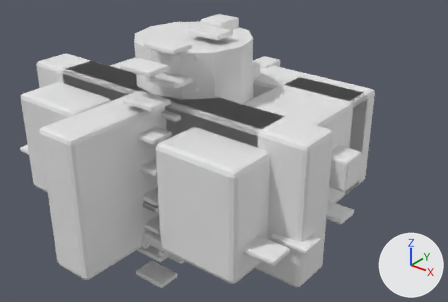
The Blender file Assets/CityArchitecture/Generated/PremiumFortificationKit.blend: old version first, new version second.
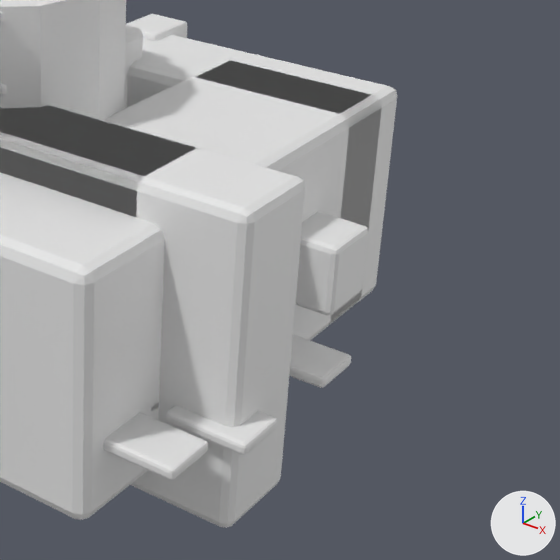
Each version is shown whole from a 50 mm lens placed at (9.08, -7.65, 6.36), pointed at (0.48, 3.1, -0.31), then close up on the part from 44% to 100% of the width and 17% to 100% of the height. The lights are fixed; the arrows at lower right show +X, +Y and +Z. The first two pictures are the older version.

The first close-up shows 'CornerTower', 'GateArch', 'GateRight', 'Merlon_6', 'Stone_0_7', 'Stone_1_7', 'Stone_3_7', 'TowerMerlon.002', 'WallBody', 'WallBody.001' and 3 more.
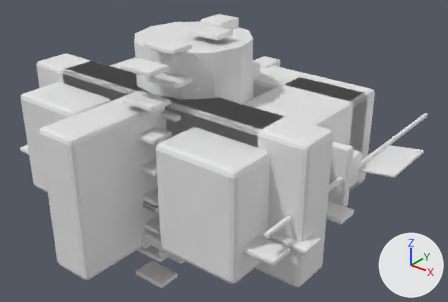
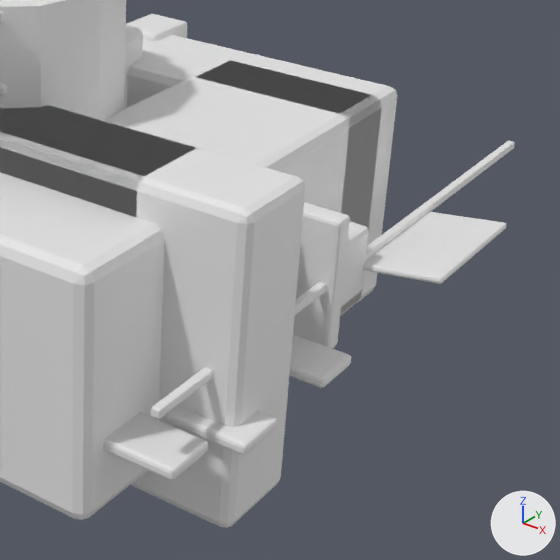
Boxes [x1, y1, x2, y2] around the edits, measured in the close-ups (560 x 560 px):
```json
{"object": "Banner", "change": "added", "after": [362, 212, 506, 284]}
{"object": "WallWalk", "change": "added", "after": [293, 202, 350, 348]}
{"object": "BannerPole", "change": "added", "after": [151, 141, 515, 419]}
{"object": "Merlon_6", "change": "unchanged, covered by the edit", "before": [295, 212, 368, 315], "after": [341, 221, 368, 307]}
```

Edits to the scene script, one JSON object a line:
```json
{"op": "add", "block": "me_cube_147", "code": ["me_cube_147 = bpy.data.meshes.new('Cube.147')", "me_cube_147.from_pydata(...)  # a box spanning x -0.45..0.45, y -0.8..0.8, z -0.04..0.04", "me_cube_147.materials.append(mat_gate_wood)  # white #e7e7e7"]}
{"op": "add", "block": "me_cube_146", "code": ["me_cube_146 = bpy.data.meshes.new('Cube.146')", "me_cube_146.from_pydata(...)  # a box spanning x -0.04..0.04, y -3.7..3.7, z -0.04..0.04", "me_cube_146.materials.append(mat_gate_wood)  # white #e7e7e7"]}
{"op": "add", "block": "me_cube_001_1", "code": ["me_cube_001_1 = bpy.data.meshes.new('Cube.001')", "me_cube_001_1.from_pydata(...)  # a box spanning x -3.82..3.82, y -0.12..0.12, z -0.72..0.72", "me_cube_001_1.materials.append(mat_fortification_stone_variation)  # white #e7e7e7"]}
{"op": "add", "block": "ob_banner", "code": ["ob_banner = bpy.data.objects.new('Banner', me_cube_147)", "ob_banner.parent = ob_gatehouse_premium", "ob_banner.location = (4.15, 4.6, 0.0)", "ob_banner.rotation_euler = (0.0, -0.14, 0.0)  # degrees (0, -8, 0)", "_m = ob_banner.modifiers.new('Edge softening', 'BEVEL')", "_m.width = 0.025", "_m.width_pct = 0.025", "_m.segments = 2"]}
{"op": "add", "block": "ob_bannerpole", "code": ["ob_bannerpole = bpy.data.objects.new('BannerPole', me_cube_146)", "ob_bannerpole.parent = ob_gatehouse_premium", "ob_bannerpole.location = (3.7, 4.0, 0.0)", "_m = ob_bannerpole.modifiers.new('Edge softening', 'BEVEL')", "_m.width = 0.015", "_m.width_pct = 0.015", "_m.segments = 2"]}
{"op": "add", "block": "ob_wallwalk", "code": ["ob_wallwalk = bpy.data.objects.new('WallWalk', me_cube_001_1)", "ob_wallwalk.parent = ob_wallstraight_premium", "ob_wallwalk.location = (0.0, 3.22, 0.0)", "_m = ob_wallwalk.modifiers.new('Edge softening', 'BEVEL')", "_m.width = 0.04", "_m.width_pct = 0.04", "_m.segments = 2"]}
```
